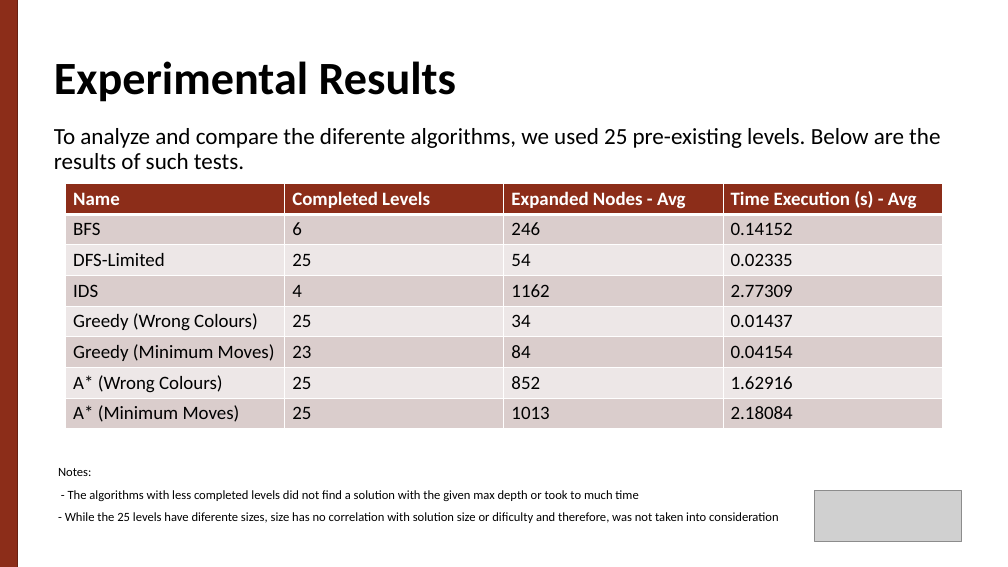
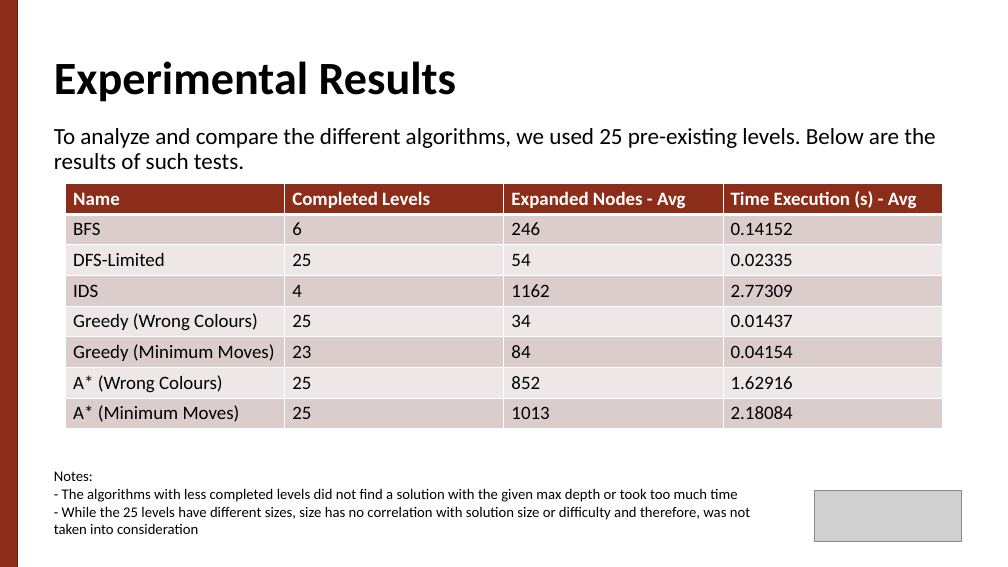
Before and after one commit to g-batalhao-a/IART, a slide deck: slide 9 of Project1/docs/Ball Sort Puzzle.pptx. Drawn at 1008x567 pixels with LibreOffice and Linux fonts; fonts in the diff are those of the drawing; grey boxes stand for pictures. Boxes give left, top, right and bottom in pixels: in the first picture for what was removed or moved away, otherwise in the second. Text is boxed around its words. In the diff, an @@ line names an element or a change of style, - is before the commit and + after.

```diff
--- a/Project1/docs/Ball Sort Puzzle.pptx
+++ b/Project1/docs/Ball Sort Puzzle.pptx
@@ text at box(54, 128, 935, 169): text changed @@
-To analyze and compare the diferente algorithms, we used 25 pre-existing levels. Below are the results of such tests.
+To analyze and compare the different algorithms, we used 25 pre-existing levels. Below are the results of such tests.
@@ text "Notes:" at box(54, 471, 750, 534): vertical alignment top to middle @@
@@ text at box(54, 471, 93, 481): size 12 to 14 pt in "Notes:"; line spacing 0.8 to 1; less space between paragraphs @@
@@ text at box(54, 488, 750, 534): text changed; size 12 to 14 pt @@
-- The algorithms with less completed levels did not find a solution with the given max depth or took to much time
-- While the 25 levels have diferente sizes, size has no correlation with solution size or dificulty and therefore, was not taken into consideration
+- The algorithms with less completed levels did not find a solution with the given max depth or took too much time
+- While the 25 levels have different sizes, size has no correlation with solution size or difficulty and therefore, was not taken into consideration
```
Also in this commit, not shown: 5 other slides changed, 4 other files.
